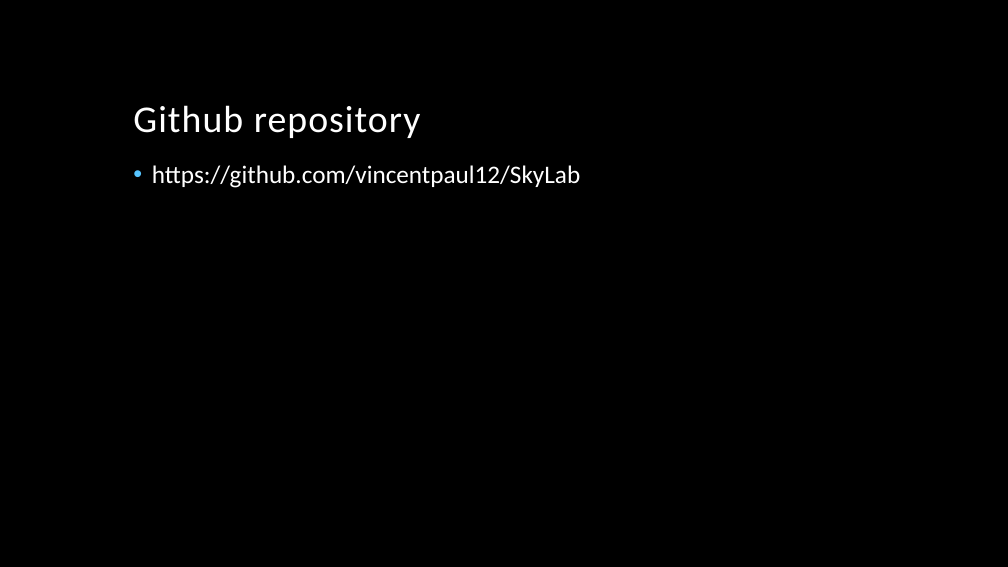
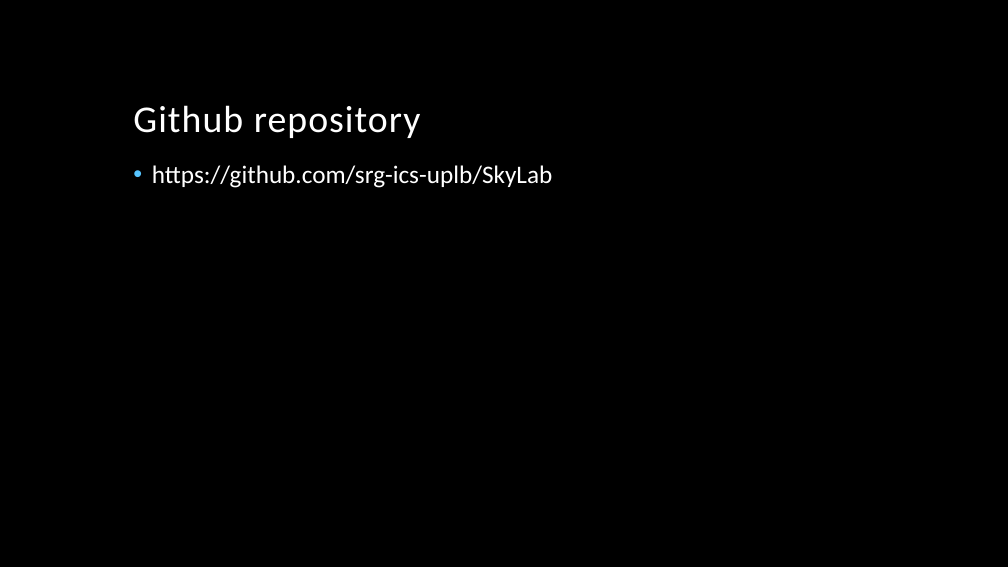
Before and after one commit to vincentpaul12/SkyLab-Files, a slide deck: slide 21 of pcsc_skylab.pptx (slide 20 before the commit). Drawn at 1008x567 pixels with LibreOffice and Linux fonts; fonts in the diff are those of the drawing; background and template pictures are left out. Boxes give left, top, right and bottom in pixels: in the first picture for what was removed or moved away, otherwise in the second. Text is boxed around its words. In the diff, an @@ line names an element or a change of style, - is before the commit and + after.

```diff
--- a/pcsc_skylab.pptx
+++ b/pcsc_skylab.pptx
@@ text at [152, 165, 552, 188]: text changed @@
-• https://github.com/vincentpaul12/SkyLab
+• https://github.com/srg-ics-uplb/SkyLab
```
Also in this commit, not shown: 1 slide added.
